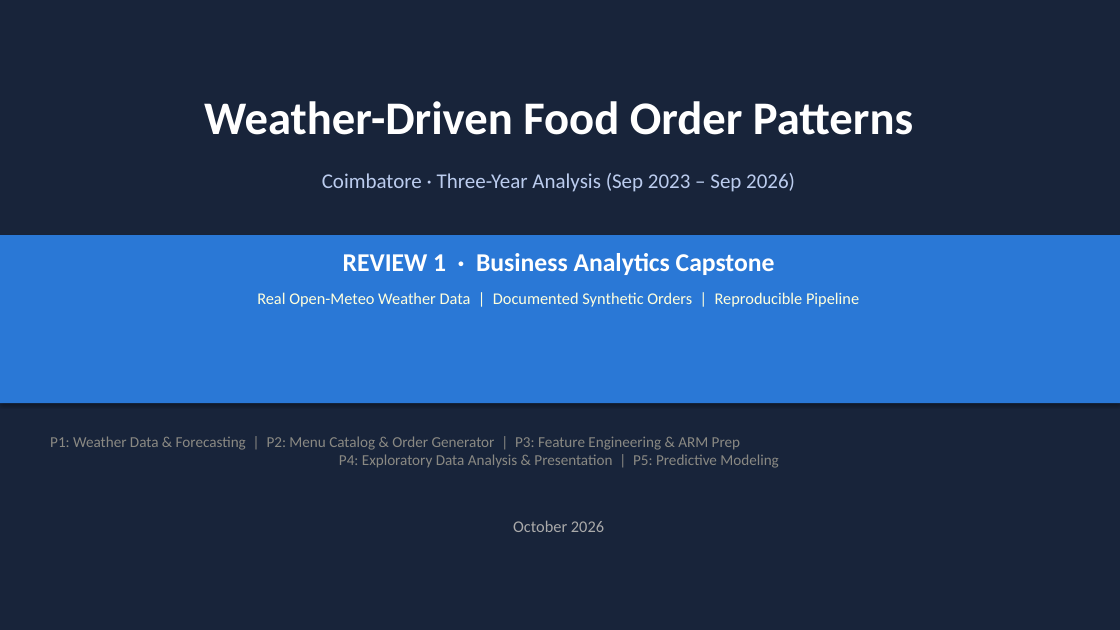
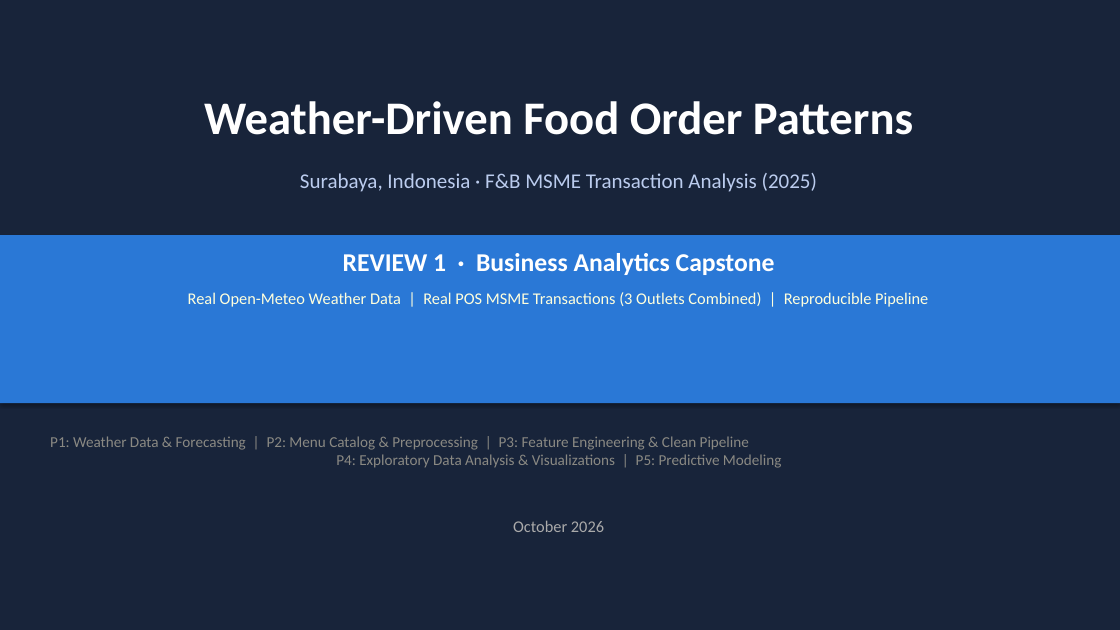
Before and after one commit to priyagarnet20-ops/weather-food-orders, a slide deck: slide 1 of slides/review1/review1_deck.pptx. Drawn at 1120x630 pixels with LibreOffice and Linux fonts; fonts in the diff are those of the drawing. Boxes give left, top, right and bottom in pixels: in the first picture for what was removed or moved away, otherwise in the second. Text is boxed around its words. In the diff, an @@ line names an element or a change of style, - is before the commit and + after.

Commit message:
docs(review1): update Review 1 deck, task tracking, and documentation for Surabaya (T01, T03, T10, T21)
- Build 14-slide widescreen Review 1 PowerPoint deck with real Surabaya metrics
- Update dataset.md and generator.md with real POS methodology and Open-Meteo Surabaya parameters
- Update github/issues.csv to reflect Surabaya R1 task definitions
- Update README.md with complete reproduction instructions and team roles

```diff
--- a/slides/review1/review1_deck.pptx
+++ b/slides/review1/review1_deck.pptx
@@ text at <box>300,173,817,192</box>: text changed @@
-Coimbatore · Three-Year Analysis (Sep 2023 – Sep 2026)
+Surabaya, Indonesia · F&B MSME Transaction Analysis (2025)
@@ text at <box>188,292,928,307</box>: text changed @@
-Real Open-Meteo Weather Data | Documented Synthetic Orders | Reproducible Pipeline
+Real Open-Meteo Weather Data | Real POS MSME Transactions (3 Outlets Combined) | Reproducible Pipeline
@@ text at <box>50,436,781,468</box>: text changed @@
-P1: Weather Data & Forecasting | P2: Menu Catalog & Order Generator | P3: Feature Engineering & ARM Prep
-P4: Exploratory Data Analysis & Presentation | P5: Predictive Modeling
+P1: Weather Data & Forecasting | P2: Menu Catalog & Preprocessing | P3: Feature Engineering & Clean Pipeline
+P4: Exploratory Data Analysis & Visualizations | P5: Predictive Modeling
```
Also in this commit, not shown: 13 other slides changed, 5 other files.
